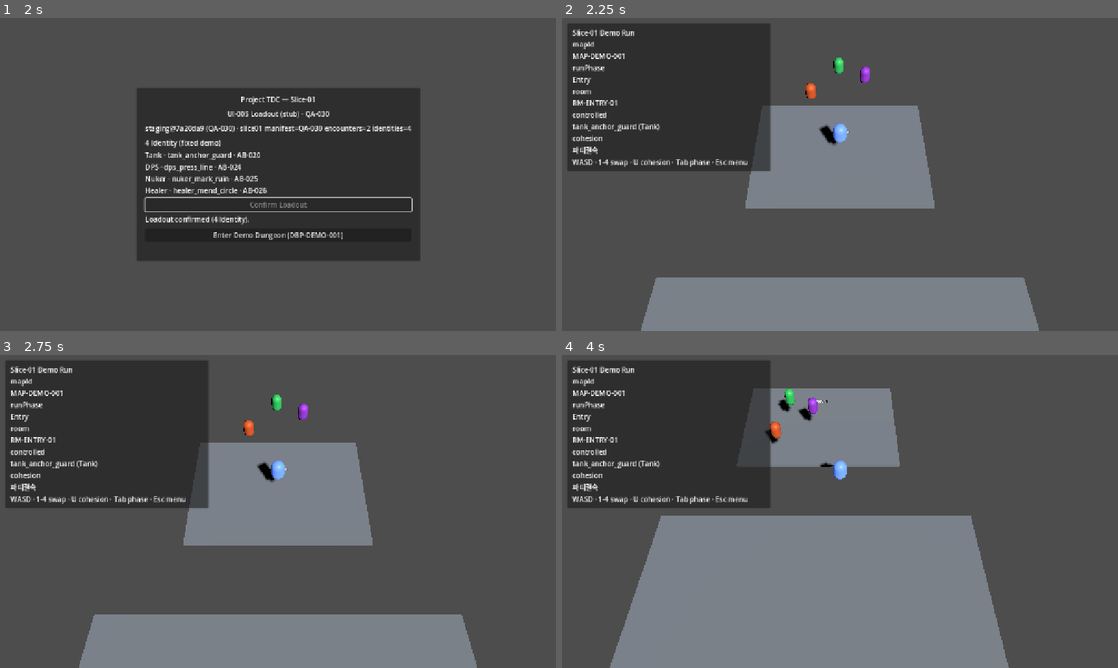
Above: before the commit, frames 1-4 (two rows, left to right).
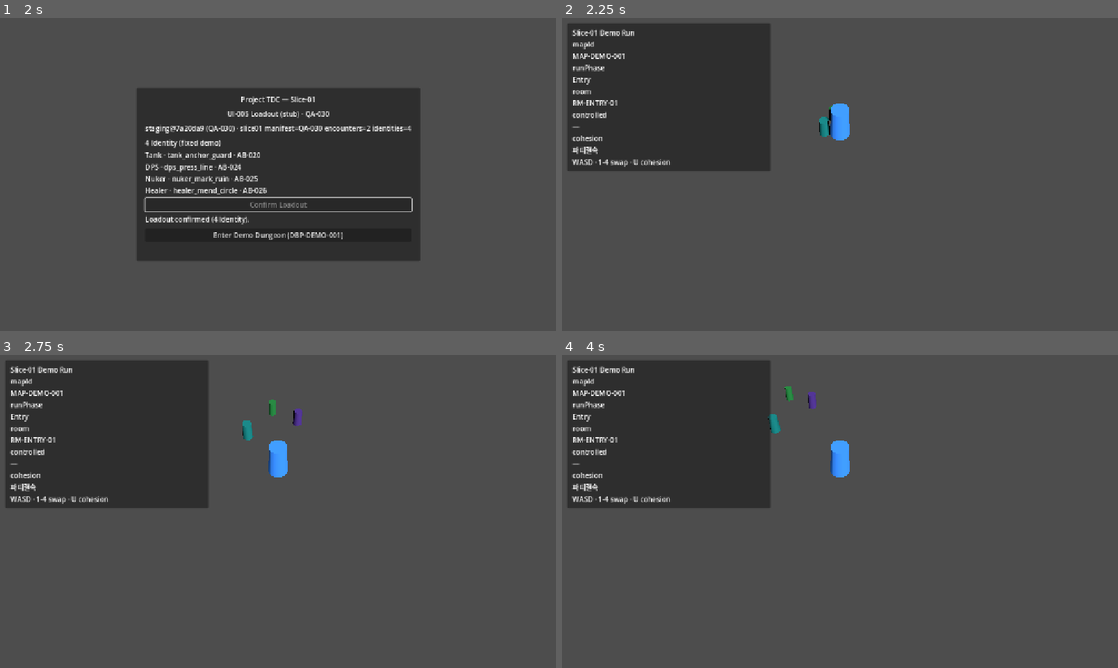
Above: after the commit, the same moments.

Repository: haepari1019/project_tdc_game
Game: Godot game, scene res://scenes/main.tscn
The game is run twice, just before and just after one commit, with the same random seed, the same clock (stepped at 60 frames per second) and the same inputs.
Inputs:
- Up to frame 1 (2 s): tap Enter at 0.5 s; hold D (move_right) 0.53-1.25 s; hold U (toggle_cohesion) 0.53-1.25 s; click "Confirm Loadout" at 1.25 s
- Up to frame 2 (2.25 s): click "Enter Demo Dungeon (DBP-DEMO-…" at 2 s
- Up to frame 3 (2.75 s): no input
- Up to frame 4 (4 s): hold S (move_back) 2.78-3.53 s; tap U (toggle_cohesion) at 2.85 s; hold D (move_right) from 3.53 s (still down); hold U (toggle_cohesion) from 3.53 s (still down)

Frame 1 is identical in both runs. In frame 2, 22% of the frame differs, in the area x 1-86%, y 12-100%; in frame 3, 22%; in frame 4, 38%, in the area x 1-81%, y 10-100%.
Error after the commit: Parse Error: Cannot infer the type of "from_edge" variable because the value doesn't have a set type. (res://scripts/run/map_demo_layout.gd:233)

Commit message:
feat: code placeholder visuals + art parallelization
- Party members: capsule → cylinder mesh, cool color palette
  (Tank blue, DPS teal, Nuker indigo, Healer green), role-based sizing
- Map: added walls, floor collision, corridor connections between rooms
- WORK_ORDER: art stages (A1-A4) now parallel with code, gate moved
  to stage 9. Added placeholder visual spec (shape+complementary colors)

Co-Authored-By: Claude Opus 4.6 <noreply@anthropic.com>

Diff:
--- a/scenes/party/party_member.tscn
+++ b/scenes/party/party_member.tscn
@@ -3,15 +3,16 @@
 [ext_resource type="Script" path="res://scripts/party/party_member.gd" id="1_member"]
 
 [sub_resource type="CapsuleShape3D" id="CapsuleShape3D_member"]
-radius = 0.42
-height = 1.5
+radius = 0.26
+height = 1.15
 
-[sub_resource type="CapsuleMesh" id="CapsuleMesh_member"]
-radius = 0.42
-height = 1.5
+[sub_resource type="CylinderMesh" id="CylinderMesh_member"]
+top_radius = 0.35
+bottom_radius = 0.40
+height = 1.4
 
 [sub_resource type="StandardMaterial3D" id="StandardMaterial3D_member"]
-albedo_color = Color(0.7, 0.7, 0.7, 1)
+albedo_color = Color(0.5, 0.5, 0.5, 1)
 
 [node name="PartyMember" type="CharacterBody3D"]
 script = ExtResource("1_member")
@@ -20,5 +21,6 @@
 shape = SubResource("CapsuleShape3D_member")
 
 [node name="Mesh" type="MeshInstance3D" parent="."]
-mesh = SubResource("CapsuleMesh_member")
+transform = Transform3D(1, 0, 0, 0, 1, 0, 0, 0, 1, 0, 0.7, 0)
+mesh = SubResource("CylinderMesh_member")
 surface_material_override/0 = SubResource("StandardMaterial3D_member")
--- a/scripts/party/party_controller.gd
+++ b/scripts/party/party_controller.gd
@@ -9,10 +9,18 @@
 signal cohesion_changed(mode: int)
 
 const CLASS_COLORS: Dictionary = {
-	"Tank": Color(0.35, 0.5, 1.0),
-	"DPS": Color(1.0, 0.42, 0.2),
-	"Nuker": Color(0.72, 0.28, 1.0),
-	"Healer": Color(0.25, 0.92, 0.45),
+	"Tank": Color(0.19, 0.44, 0.80),    # #3070CC Blue
+	"DPS": Color(0.13, 0.63, 0.63),     # #20A0A0 Teal
+	"Nuker": Color(0.38, 0.25, 0.69),   # #6040B0 Indigo
+	"Healer": Color(0.19, 0.63, 0.31),  # #30A050 Green
+}
+
+## Role-based mesh scale multiplier (relative to default 1.0)
+const CLASS_SCALES: Dictionary = {
+	"Tank": 1.25,
+	"DPS": 1.0,
+	"Nuker": 0.95,
+	"Healer": 0.9,
 }
 
 @export var move_speed: float = 9.0
@@ -422,7 +430,8 @@
 			i,
 			CLASS_COLORS.get(class_id, Color.GRAY),
 			_collision_radius,
-			_collision_height
+			_collision_height,
+			CLASS_SCALES.get(class_id, 1.0)
 		)
 		var ctrl := PlayerControl.new()
 		ctrl.name = "Control"
--- a/scripts/party/party_member.gd
+++ b/scripts/party/party_member.gd
@@ -1,5 +1,5 @@
 extends CharacterBody3D
-## One party slot — capsule placeholder (A2 replaces mesh).
+## One party slot — cylinder placeholder with role color/size (A2 replaces mesh).
 
 signal became_controlled
 signal became_non_controlled
@@ -23,17 +23,19 @@
 var _controlled: bool = false
 var _base_color: Color = Color.WHITE
 var _body_material: StandardMaterial3D
+var _role_scale: float = 1.0
 
 
-func setup(row: Dictionary, index: int, color: Color, collision_radius: float = -1.0, collision_height: float = -1.0) -> void:
+func setup(row: Dictionary, index: int, color: Color, collision_radius: float = -1.0, collision_height: float = -1.0, role_scale: float = 1.0) -> void:
 	identity_skill_id = String(row.get("identity_skill_id", ""))
 	class_id = String(row.get("class_id", ""))
 	ability_id = String(row.get("ability_id", ""))
 	slot_index = index
 	_base_color = color
+	_role_scale = role_scale
 	name = identity_skill_id
 	_apply_collision_size(collision_radius, collision_height)
-	_ensure_unique_material(color)
+	_build_cylinder_mesh(color, role_scale)
 	collision_layer = LAYER_PARTY
 	collision_mask = MASK_PARTY
 	add_to_group("party_member")
@@ -69,18 +71,25 @@
 	col_shape.height = height if height > 0.0 else DEFAULT_COLLISION_HEIGHT
 
 
-func _ensure_unique_material(color: Color) -> void:
-	var mesh := get_node_or_null("Mesh") as MeshInstance3D
-	if mesh == null:
+func _build_cylinder_mesh(color: Color, role_scale: float) -> void:
+	var mesh_node := get_node_or_null("Mesh") as MeshInstance3D
+	if mesh_node == null:
 		return
+	var cyl := CylinderMesh.new()
+	cyl.top_radius = 0.35 * role_scale
+	cyl.bottom_radius = 0.40 * role_scale
+	cyl.height = 1.4 * role_scale
+	mesh_node.mesh = cyl
+	mesh_node.position.y = cyl.height * 0.5
 	_body_material = StandardMaterial3D.new()
 	_body_material.albedo_color = color
-	_body_material.roughness = 0.45
-	mesh.material_override = _body_material
+	_body_material.roughness = 0.4
+	mesh_node.material_override = _body_material
 
 
 func _apply_controlled_visual(active: bool) -> void:
 	if _body_material:
 		_body_material.emission_enabled = active
 		_body_material.emission = _base_color * CONTROLLED_EMISSION if active else Color.BLACK
-	scale = Vector3.ONE * CONTROLLED_SCALE if active else Vector3.ONE
+	var s := _role_scale * CONTROLLED_SCALE if active else _role_scale
+	scale = Vector3(s, s, s)
--- a/scripts/run/map_demo_layout.gd
+++ b/scripts/run/map_demo_layout.gd
@@ -1,47 +1,61 @@
 extends Node3D
-## MAP-DEMO-001 placeholder boxes — WORK_ORDER MAP scope (1u = 1m).
+## MAP-DEMO-001 placeholder — 6 rooms with floors, walls, corridors. ref: WORK_ORDER §MAP scope
 
 signal room_entered(room_ref: String)
 
 const ROOM_SPECS: Dictionary = {
 	"RM-ENTRY-01": {
 		"center": Vector3(0, 0, 0),
-		"size": Vector3(14, 0.3, 10),
+		"size": Vector3(14, 0, 10),
 		"profile": "lit",
 	},
 	"RM-ADV-01": {
 		"center": Vector3(0, 0, 22),
-		"size": Vector3(24, 0.3, 24),
+		"size": Vector3(24, 0, 24),
 		"profile": "lit",
 	},
 	"RM-ADV-02": {
-		"center": Vector3(20, 0, 40),
-		"size": Vector3(6, 0.3, 16),
+		"center": Vector3(18, 0, 42),
+		"size": Vector3(6, 0, 14),
 		"profile": "standard",
 	},
 	"RM-OBJ-01": {
-		"center": Vector3(-20, 0, 40),
-		"size": Vector3(12, 0.3, 12),
+		"center": Vector3(-18, 0, 42),
+		"size": Vector3(12, 0, 12),
 		"profile": "dim",
 	},
 	"RM-ROUTE-01": {
-		"center": Vector3(20, 0, 56),
-		"size": Vector3(6, 0.3, 12),
+		"center": Vector3(18, 0, 58),
+		"size": Vector3(6, 0, 10),
 		"profile": "standard",
 	},
 	"RM-EXT-01": {
-		"center": Vector3(20, 0, 68),
-		"size": Vector3(12, 0.3, 10),
+		"center": Vector3(18, 0, 70),
+		"size": Vector3(12, 0, 10),
 		"profile": "lit",
 		"extraction": true,
 	},
 }
 
+## Corridors: connect rooms with walkable passages
+const CORRIDORS: Array = [
+	# [from_room, to_room, width]
+	["RM-ENTRY-01", "RM-ADV-01", 5.0],
+	["RM-ADV-01", "RM-ADV-02", 5.0],
+	["RM-ADV-01", "RM-OBJ-01", 5.0],
+	["RM-ADV-02", "RM-ROUTE-01", 5.0],
+	["RM-ROUTE-01", "RM-EXT-01", 5.0],
+]
+
 const PROFILE_COLORS: Dictionary = {
-	"lit": Color(0.55, 0.58, 0.62),
-	"standard": Color(0.42, 0.45, 0.48),
-	"dim": Color(0.28, 0.30, 0.38),
+	"lit": Color(0.45, 0.42, 0.38),
+	"standard": Color(0.35, 0.33, 0.30),
+	"dim": Color(0.22, 0.20, 0.25),
 }
+
+const WALL_HEIGHT := 3.5
+const WALL_THICKNESS := 0.4
+const FLOOR_THICKNESS := 0.3
 
 @onready var _rooms_root: Node3D = $Rooms
 @onready var _markers_root: Node3D = $Markers
@@ -56,12 +70,14 @@
 func get_spawn_position(room_ref: String = "RM-ENTRY-01") -> Vector3:
 	var spec: Dictionary = ROOM_SPECS.get(room_ref, {})
 	var center: Vector3 = spec.get("center", Vector3.ZERO)
-	return center + Vector3(0, 1.2, 0)
+	return center + Vector3(0, 1.0, 0)
 
 
 func _build_map() -> void:
 	for room_ref in ROOM_SPECS.keys():
 		_build_room(String(room_ref))
+	for corridor in CORRIDORS:
+		_build_corridor(String(corridor[0]), String(corridor[1]), float(corridor[2]))
 
 
 func _build_room(room_ref: String) -> void:
@@ -74,25 +90,22 @@
 	room_node.name = room_ref
 	_rooms_root.add_child(room_node)
 
-	var floor := MeshInstance3D.new()
-	floor.name = "Floor"
-	var box := BoxMesh.new()
-	box.size = size
-	floor.mesh = box
-	floor.position = center + Vector3(0, -0.15, 0)
-	var mat := StandardMaterial3D.new()
 	var col: Color = PROFILE_COLORS.get(profile, Color.GRAY)
 	if spec.get("extraction", false):
-		col = Color(0.35, 0.75, 0.45)
-	mat.albedo_color = col
-	floor.material_override = mat
-	room_node.add_child(floor)
-
+		col = Color(0.25, 0.55, 0.35)
+
+	# Floor (static body for collision)
+	_add_floor(room_node, center, size, col)
+
+	# Walls (4 sides)
+	_add_walls(room_node, center, size, col)
+
+	# Room trigger volume
 	var area := Area3D.new()
 	area.name = "RoomVolume"
 	area.position = center
 	area.collision_layer = 0
-	area.collision_mask = 1
+	area.collision_mask = 2  # detect party layer
 	area.monitorable = false
 	area.monitoring = true
 	var shape := CollisionShape3D.new()
@@ -104,25 +117,153 @@
 	room_node.add_child(area)
 	_room_areas[room_ref] = area
 
+	# Label
 	var label := Label3D.new()
 	label.text = room_ref
-	label.position = center + Vector3(0, 2.5, 0)
-	label.font_size = 48
-	label.modulate = Color(1, 1, 1, 0.85)
+	label.position = center + Vector3(0, 3.0, 0)
+	label.font_size = 42
+	label.modulate = Color(1, 1, 1, 0.7)
 	label.billboard = BaseMaterial3D.BILLBOARD_ENABLED
 	_markers_root.add_child(label)
 
+	# Extraction marker
 	if room_ref == "RM-EXT-01":
 		var ext := MeshInstance3D.new()
 		ext.name = "POINT-DEMO-01"
-		var pillar := BoxMesh.new()
-		pillar.size = Vector3(1.5, 3, 1.5)
-		ext.mesh = pillar
-		ext.position = center + Vector3(0, 1.5, 0)
+		var cyl := CylinderMesh.new()
+		cyl.top_radius = 1.0
+		cyl.bottom_radius = 1.2
+		cyl.height = 0.15
+		ext.mesh = cyl
+		ext.position = center + Vector3(0, 0.08, 0)
 		var ext_mat := StandardMaterial3D.new()
-		ext_mat.albedo_color = Color(0.2, 0.95, 0.5)
+		ext_mat.albedo_color = Color(0.2, 0.85, 0.4, 0.8)
+		ext_mat.transparency = BaseMaterial3D.TRANSPARENCY_ALPHA
+		ext_mat.emission_enabled = true
+		ext_mat.emission = Color(0.1, 0.6, 0.3)
 		ext.material_override = ext_mat
 		_markers_root.add_child(ext)
+
+
+func _add_floor(parent: Node3D, center: Vector3, size: Vector3, color: Color) -> void:
+	var body := StaticBody3D.new()
+	body.name = "FloorBody"
+	body.position = center + Vector3(0, -FLOOR_THICKNESS * 0.5, 0)
+	body.collision_layer = 1
+
+	var col_shape := CollisionShape3D.new()
+	var box_shape := BoxShape3D.new()
+	box_shape.size = Vector3(size.x, FLOOR_THICKNESS, size.z)
+	col_shape.shape = box_shape
+	body.add_child(col_shape)
+
+	var mesh := MeshInstance3D.new()
+	var box := BoxMesh.new()
+	box.size = Vector3(size.x, FLOOR_THICKNESS, size.z)
+	mesh.mesh = box
+	var mat := StandardMaterial3D.new()
+	mat.albedo_color = color
+	mat.roughness = 0.8
+	mesh.material_override = mat
+	body.add_child(mesh)
+
+	parent.add_child(body)
+
+
+func _add_walls(parent: Node3D, center: Vector3, size: Vector3, base_color: Color) -> void:
+	var wall_color := base_color.darkened(0.25)
+	var half_x := size.x * 0.5
+	var half_z := size.z * 0.5
+
+	# North wall (positive Z)
+	_add_wall_segment(parent, center + Vector3(0, WALL_HEIGHT * 0.5, half_z), Vector3(size.x, WALL_HEIGHT, WALL_THICKNESS), wall_color)
+	# South wall (negative Z)
+	_add_wall_segment(parent, center + Vector3(0, WALL_HEIGHT * 0.5, -half_z), Vector3(size.x, WALL_HEIGHT, WALL_THICKNESS), wall_color)
+	# East wall (positive X)
+	_add_wall_segment(parent, center + Vector3(half_x, WALL_HEIGHT * 0.5, 0), Vector3(WALL_THICKNESS, WALL_HEIGHT, size.z), wall_color)
+	# West wall (negative X)
+	_add_wall_segment(parent, center + Vector3(-half_x, WALL_HEIGHT * 0.5, 0), Vector3(WALL_THICKNESS, WALL_HEIGHT, size.z), wall_color)
+
+
+func _add_wall_segment(parent: Node3D, pos: Vector3, size: Vector3, color: Color) -> void:
+	var body := StaticBody3D.new()
+	body.position = pos
+	body.collision_layer = 1
+
+	var col_shape := CollisionShape3D.new()
+	var box_shape := BoxShape3D.new()
+	box_shape.size = size
+	col_shape.shape = box_shape
+	body.add_child(col_shape)
+
+	var mesh := MeshInstance3D.new()
+	var box := BoxMesh.new()
+	box.size = size
+	mesh.mesh = box
+	var mat := StandardMaterial3D.new()
+	mat.albedo_color = color
+	mat.roughness = 0.7
+	mesh.material_override = mat
+	body.add_child(mesh)
+
+	parent.add_child(body)
+
+
+func _build_corridor(from_ref: String, to_ref: String, width: float) -> void:
+	var from_spec: Dictionary = ROOM_SPECS.get(from_ref, {})
+	var to_spec: Dictionary = ROOM_SPECS.get(to_ref, {})
+	if from_spec.is_empty() or to_spec.is_empty():
+		return
+
+	var from_center: Vector3 = from_spec["center"]
+	var to_center: Vector3 = to_spec["center"]
+	var mid := (from_center + to_center) * 0.5
+
+	# Calculate corridor dimensions between room edges
+	var from_size: Vector3 = from_spec["size"]
+	var to_size: Vector3 = to_spec["size"]
+
+	var diff := to_center - from_center
+	var corridor_length: float
+	var corridor_size: Vector3
+	var corridor_pos: Vector3
+
+	if absf(diff.x) > absf(diff.z):
+		# Horizontal corridor
+		var from_edge := from_center.x + sign(diff.x) * from_size.x * 0.5
+		var to_edge := to_center.x - sign(diff.x) * to_size.x * 0.5
+		corridor_length = absf(to_edge - from_edge)
+		corridor_pos = Vector3((from_edge + to_edge) * 0.5, 0, from_center.z + diff.z * 0.5)
+		corridor_size = Vector3(corridor_length, 0, width)
+	else:
+		# Vertical corridor
+		var from_edge := from_center.z + sign(diff.z) * from_size.z * 0.5
+		var to_edge := to_center.z - sign(diff.z) * to_size.z * 0.5
+		corridor_length = absf(to_edge - from_edge)
+		corridor_pos = Vector3(from_center.x + diff.x * 0.5, 0, (from_edge + to_edge) * 0.5)
+		corridor_size = Vector3(width, 0, corridor_length)
+
+	if corridor_length < 0.5:
+		return
+
+	var corridor_node := Node3D.new()
+	corridor_node.name = "Corridor_%s_%s" % [from_ref, to_ref]
+	_rooms_root.add_child(corridor_node)
+
+	var col := PROFILE_COLORS["standard"].lightened(0.05)
+	_add_floor(corridor_node, corridor_pos, corridor_size, col)
+
+	# Corridor walls (along the length)
+	var wall_color := col.darkened(0.25)
+	var half_w := width * 0.5
+	if corridor_size.x > corridor_size.z:
+		# Horizontal: walls on north/south
+		_add_wall_segment(corridor_node, corridor_pos + Vector3(0, WALL_HEIGHT * 0.5, half_w), Vector3(corridor_size.x, WALL_HEIGHT, WALL_THICKNESS), wall_color)
+		_add_wall_segment(corridor_node, corridor_pos + Vector3(0, WALL_HEIGHT * 0.5, -half_w), Vector3(corridor_size.x, WALL_HEIGHT, WALL_THICKNESS), wall_color)
+	else:
+		# Vertical: walls on east/west
+		_add_wall_segment(corridor_node, corridor_pos + Vector3(half_w, WALL_HEIGHT * 0.5, 0), Vector3(WALL_THICKNESS, WALL_HEIGHT, corridor_size.z), wall_color)
+		_add_wall_segment(corridor_node, corridor_pos + Vector3(-half_w, WALL_HEIGHT * 0.5, 0), Vector3(WALL_THICKNESS, WALL_HEIGHT, corridor_size.z), wall_color)
 
 
 func _on_body_entered(body: Node3D, room_ref: String) -> void:
Not shown, changed: plan/phase-1a-slice01/WORK_ORDER.md
